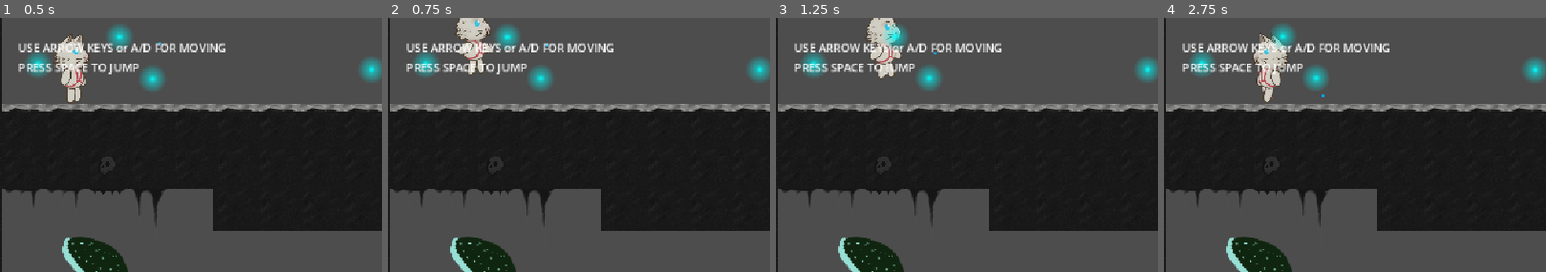
Above: before the commit, frames 1-4 (left to right).
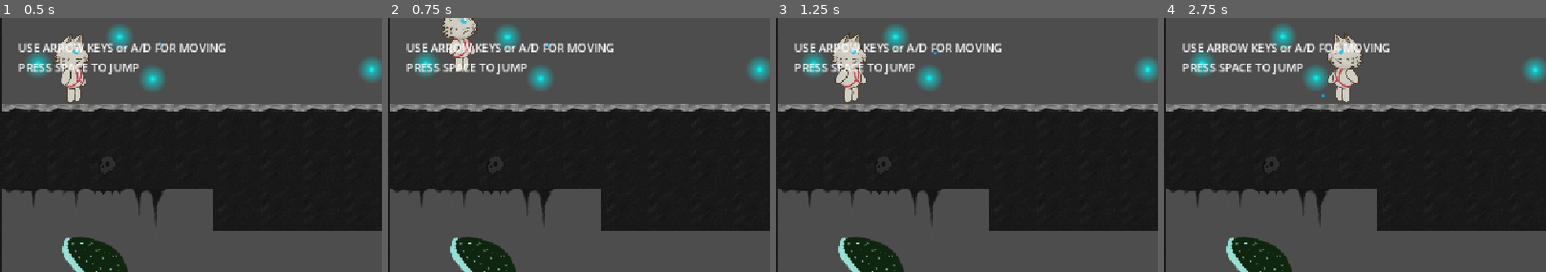
Above: after the commit, the same moments.

Repository: Mad2F/GameJam_2025
Game: Godot game, scene res://Game/Levels/LevelTutorial.tscn
The game is run twice, just before and just after one commit, with the same random seed, the same clock (stepped at 60 frames per second) and the same inputs. Sound files missing from this copy of the repository are replaced by a short silence.
Inputs (mouse positions are % of the whole screen's width and height, from its top left):
- Up to frame 1 (0.5 s): no input
- Up to frame 2 (0.75 s): tap Space (move_jump) at 0.5 s; move the mouse to (72, 45) at 0.52 s; hold Right (move_right) from 0.53 s (still down); tap C (climb) at 0.6 s
- Up to frame 3 (1.25 s): keep holding Right (move_right); tap Space (move_jump) at 0.77, 1.07 s; tap G (use_grapin) at 0.8 s
- Up to frame 4 (2.75 s): tap Space (move_jump) at 1.25, 1.52, 1.55, 1.82, 2, 2.1 s; move the mouse to (30, 55) at 1.27 s; tap G (use_grapin) at 1.35 s; move the mouse to (60, 28) at 2.02 s; release Right (move_right) at 2.03 s; hold Left (move_left) from 2.03 s (still down); tap C (climb) at 2.3 s
The pictures show only the part of the screen within x 0-50%, y 0-50%; the shares and areas given below are measured in that part.

Frame 1 is identical in both runs. In frame 2, 1.6% of the frame differs, in the area x 14-28%, y 0-23%; in frame 3, 2.8%; in frame 4, 2.9%, in the area x 23-53%, y 5-34%.

Commit message:
falling animation

Diff:
--- a/Game/Objects/rope.tscn
+++ b/Game/Objects/rope.tscn
@@ -33,20 +33,19 @@
 texture = ExtResource("5_tft0n")
 
 [node name="RopeTexture" type="Sprite2D" parent="."]
-position = Vector2(21, 61)
+position = Vector2(21, 59.25)
+scale = Vector2(1, 0.970588)
 texture = ExtResource("6_slv2x")
 region_enabled = true
 region_rect = Rect2(50, 1.875, 18, 119.375)
 
 [node name="RopeTexture_middle" type="Sprite2D" parent="."]
-visible = false
 position = Vector2(23, 182)
 texture = ExtResource("6_slv2x")
 region_enabled = true
 region_rect = Rect2(50, -0.875, 20, 122.125)
 
 [node name="RopeTexture_low" type="Sprite2D" parent="."]
-visible = false
 position = Vector2(23, 299)
 texture = ExtResource("6_slv2x")
 region_enabled = true
--- a/Game/player.gd
+++ b/Game/player.gd
@@ -73,7 +73,6 @@
 
 	#Player is available
 	#If not on rope :
-
 	if not isOnRope:
 		#add gravity
 		if not is_on_floor():
@@ -87,71 +86,74 @@
 				if ($lanterne.visible):
 					$lanterne.visible = false
 
-
 		# Handle Jump.
 		if Input.is_action_just_pressed("move_jump") and is_on_floor():
 			velocity.y = _jump_velocity #move_toward(JUMP_VELOCITY, 0, SPEED)
 			state = State.IN_THE_AIR
-			print("JUMP")
 		elif state == State.IN_THE_AIR and is_on_floor():
 			state = State.IDLE
 			var effect = AudioServer.get_bus_effect(2, 0)
 			effect.drive = 0
 			fall_sound.play()
 
-		# Get the input direction and handle the movement/deceleration.
-		var direction = Input.get_axis("move_left", "move_right")
-		if direction:
-			velocity.x = direction * SPEED
-			movement = "Walk"
-			if not step_sound.playing and is_on_floor() :
-				state = State.WALKING
-				step_sound.play()
+		if (not is_on_floor()):
+			if position.y - _last_safe_y > 150:
+				movement = "Falling"
 		else:
-			velocity.x = move_toward(velocity.x, 0, SPEED)
-
-		#jump on/off rope
-		if Input.is_action_just_pressed("climb"):
-			print("CLIMB ON")
-			var rope_down_position = calculate_rope_down_position()
-			if (rope_down_position != null):
-				isOnRope = true
+			# Get the input direction and handle the movement/deceleration.
+			var direction = Input.get_axis("move_left", "move_right")
+			if direction:
+				velocity.x = direction * SPEED
+				movement = "Walk"
+				if not step_sound.playing and is_on_floor() :
+					state = State.WALKING
+					step_sound.play()
+			else:
+				velocity.x = move_toward(velocity.x, 0, SPEED)
+
+			#jump on/off rope
+			if Input.is_action_just_pressed("climb"):
+				print("CLIMB ON")
+				var rope_down_position = calculate_rope_down_position()
+				if (rope_down_position != null):
+					isOnRope = true
+					timeoff = timeoff0
+					state = State.CLIMBING
+					rope_under_tension_sound.play()
+					_on_rope_down_created(rope_down_position)
+					_last_position_on_ground = global_position
+					global_position = rope_down_position
+					toRight = !toRight
+
+					set_collision_mask_value(1, true)
+					set_collision_mask_value(3, true)
+					#$CollisionShape2D.disabled = true
+				else:
+					isOnRope = false
+					timeoff = 0
+					print("No rope")
+				return
+			if Input.is_action_just_pressed("use_grapin"):
+				print("GRAPIN ON")
+				#isOnRope = true
 				timeoff = timeoff0
-				state = State.CLIMBING
-				rope_under_tension_sound.play()
-				_on_rope_down_created(rope_down_position)
-				_last_position_on_ground = global_position
-				global_position = rope_down_position
-				toRight = !toRight
-
-				set_collision_mask_value(1, true)
-				set_collision_mask_value(3, true)
-				#$CollisionShape2D.disabled = true
-			else:
-				isOnRope = false
-				timeoff = 0
-				print("No rope")
-			return
-		if Input.is_action_just_pressed("use_grapin"):
-			print("GRAPIN ON")
-			#isOnRope = true
-			timeoff = timeoff0
-			var rope_up_position = calculate_rope_up_position()
-			if (rope_up_position != null):
-				state = State.CLIMBING
-				rope_under_tension_sound.play()
-				_on_rope_up_created(rope_up_position)
-				#_last_position_on_ground = global_position
-				#global_position = rope_down_position
-
-				set_collision_mask_value(1, true)
-				set_collision_mask_value(3, true)
-				#$CollisionShape2D.disabled = true
-			else:
-				#isOnRope = false
-				timeoff = 0
-				print("No grapin")
-			return
+				var rope_up_position = calculate_rope_up_position()
+				if (rope_up_position != null):
+					state = State.CLIMBING
+					rope_under_tension_sound.play()
+					_on_rope_up_created(rope_up_position)
+					#_last_position_on_ground = global_position
+					#global_position = rope_down_position
+
+					set_collision_mask_value(1, true)
+					set_collision_mask_value(3, true)
+					#$CollisionShape2D.disabled = true
+				else:
+					#isOnRope = false
+					timeoff = 0
+					print("No grapin")
+				return
+
 	#rope movements:
 	else:
 		velocity.y = 0
@@ -194,10 +196,14 @@
 func calculate_rope_down_position():
 	if (toRight):
 		if $bottom_right.has_overlapping_bodies() == false:
-			return $bottom_right.global_position
+			var pos = $bottom_right.global_position
+			pos.x = floor($bottom_right.global_position.x / 120) * 120
+			return pos
 	else:
 		if $bottom_left.has_overlapping_bodies() == false:
-			return $bottom_left.global_position
+			var pos = $bottom_left.global_position
+			pos.x = floor($bottom_left.global_position.x / 120) * 120
+			return pos
 
 	return null
 
@@ -205,9 +211,13 @@
 	print('above head ', $above_head.has_overlapping_bodies(), $jump_left.has_overlapping_bodies(), $jump_right.has_overlapping_bodies())
 	if $above_head.has_overlapping_bodies() == false:
 		if (toRight):
-			return $jump_right.global_position
+			var pos = $jump_right.global_position
+			pos.x = floor($jump_right.global_position.x / 120) * 120 + 60
+			return pos
 		else:
-			return $jump_left.global_position
+			var pos = $jump_left.global_position
+			pos.x = floor($jump_left.global_position.x / 120) * 120
+			return pos
 
 	return null
 
--- a/Game/player.tscn
+++ b/Game/player.tscn
@@ -1,9 +1,10 @@
-[gd_scene load_steps=42 format=3 uid="uid://dgk3j14qj66fo"]
+[gd_scene load_steps=47 format=3 uid="uid://dgk3j14qj66fo"]
 
 [ext_resource type="Script" uid="uid://c6ly5svc3dstr" path="res://Game/player.gd" id="1_h4tjw"]
 [ext_resource type="Texture2D" uid="uid://dkudblk7oneng" path="res://Game/resources/sprites_player/sprites-climbing_2.png" id="2_uan04"]
 [ext_resource type="Texture2D" uid="uid://ckft70v84o36q" path="res://Game/resources/sprites_player/sprites-climbing-idle_2.png" id="3_uan04"]
 [ext_resource type="Texture2D" uid="uid://djym2gaegv584" path="res://Game/resources/sprites_player/sprites-jump_2.png" id="4_55vsq"]
+[ext_resource type="Texture2D" uid="uid://dmdmx3y03v8qa" path="res://Game/resources/sprites_player/sprites-falling.png" id="4_i0ihy"]
 [ext_resource type="Texture2D" uid="uid://b7atagdugplg4" path="res://Game/resources/sprites_player/sprite-walking_2.png" id="5_uan04"]
 [ext_resource type="PackedScene" uid="uid://bnh8n283yi8w1" path="res://Game/Objects/rope_area.tscn" id="6_oyrjc"]
 [ext_resource type="Texture2D" uid="uid://ccvqbwpfpa3fu" path="res://Game/resources/sprites_player/sprites-idle_2.png" id="6_uan04"]
@@ -48,6 +49,22 @@
 atlas = ExtResource("3_uan04")
 region = Rect2(768, 0, 256, 256)
 
+[sub_resource type="AtlasTexture" id="AtlasTexture_n07e0"]
+atlas = ExtResource("4_i0ihy")
+region = Rect2(0, 0, 246, 256)
+
+[sub_resource type="AtlasTexture" id="AtlasTexture_nhnnj"]
+atlas = ExtResource("4_i0ihy")
+region = Rect2(246, 0, 246, 256)
+
+[sub_resource type="AtlasTexture" id="AtlasTexture_0svh5"]
+atlas = ExtResource("4_i0ihy")
+region = Rect2(492, 0, 246, 256)
+
+[sub_resource type="AtlasTexture" id="AtlasTexture_4ylkk"]
+atlas = ExtResource("4_i0ihy")
+region = Rect2(738, 0, 246, 256)
+
 [sub_resource type="AtlasTexture" id="AtlasTexture_uan04"]
 atlas = ExtResource("4_55vsq")
 region = Rect2(0, 0, 256, 256)
@@ -158,6 +175,23 @@
 }],
 "loop": true,
 "name": &"Climb_Idle",
+"speed": 5.0
+}, {
+"frames": [{
+"duration": 1.0,
+"texture": SubResource("AtlasTexture_n07e0")
+}, {
+"duration": 1.0,
+"texture": SubResource("AtlasTexture_nhnnj")
+}, {
+"duration": 1.0,
+"texture": SubResource("AtlasTexture_0svh5")
+}, {
+"duration": 1.0,
+"texture": SubResource("AtlasTexture_4ylkk")
+}],
+"loop": true,
+"name": &"Falling",
 "speed": 5.0
 }, {
 "frames": [{
@@ -248,7 +282,7 @@
 position = Vector2(26, 50)
 scale = Vector2(0.5, 0.5)
 sprite_frames = SubResource("SpriteFrames_5gpxt")
-animation = &"Walk_Idle"
+animation = &"Falling"
 
 [node name="bottom_left" parent="." instance=ExtResource("6_oyrjc")]
 position = Vector2(-60, 38)
